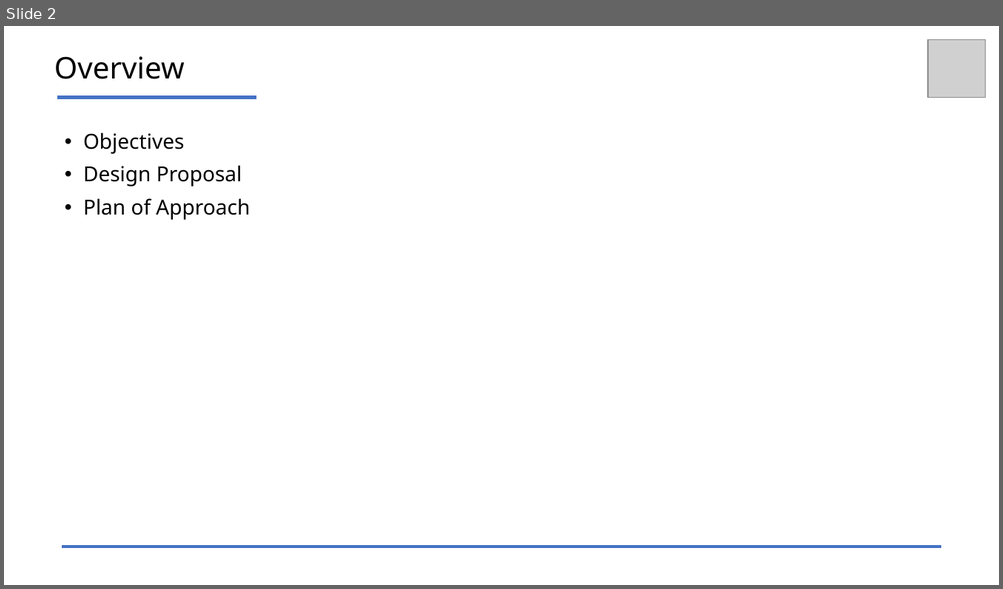
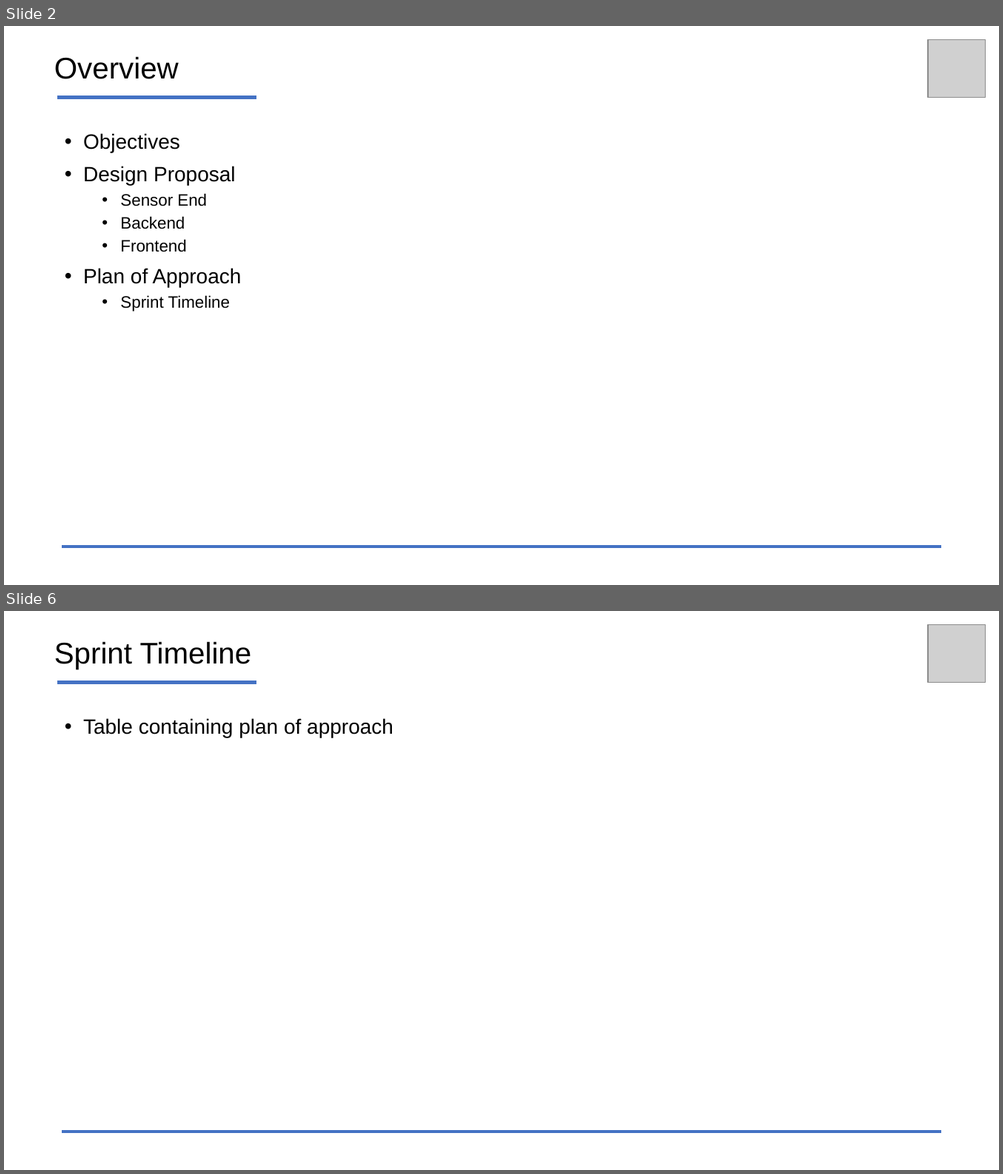
Before and after one commit to DevHSA/HealthMonitor, a slide deck: MidReview.pptx. Shown one above the other, each under a label of ours: slide 2 before the commit, slides 2 and 6 after it; the slides between them are not shown. The pictures are 1003x589 and 1003x1174 pixels, drawn with LibreOffice and Linux fonts; fonts in the diff are those of the drawing; grey boxes stand for pictures. Boxes give left, top, right and bottom in pixels: in the first picture for what was removed or moved away, otherwise in the second. Text is boxed around its words. In the diff, an @@ line names an element or a change of style, - is before the commit and + after.

```diff
--- a/MidReview.pptx
+++ b/MidReview.pptx
@@ slide 6 added at <box>4,611,999,1170</box>, background #FFFFFF @@
@@ picture added at <box>928,624,985,682</box> @@
@@ title added at <box>54,641,252,669</box>, 28.8 pt, text #000000 @@
+Sprint Timeline
@@ line added from (57, 683) to (256, 683), #4472C4 3 pt @@
@@ text added at <box>83,718,393,738</box>, 20 pt, text #000000 @@
+• Table containing plan of approach
@@ line added from (62, 1133) to (941, 1133), #4472C4 3 pt @@
@@ slide 2 changed as well @@
@@ title "Overview" at <box>54,56,179,79</box>: font Noto Sans to Arial @@
@@ text at <box>83,133,242,287</box>: font Noto Sans to Arial in "Objectives", "Design Proposal", "Plan of Approach" @@
@@ text at <box>120,193,207,252</box>: paragraphs added @@
+  • Sensor End
+  • Backend
+  • Frontend
@@ text at <box>120,295,230,312</box>: paragraph added @@
+  • Sprint Timeline
```
Also in this commit, not shown: 1 other slide changed, 3 other slides added.
